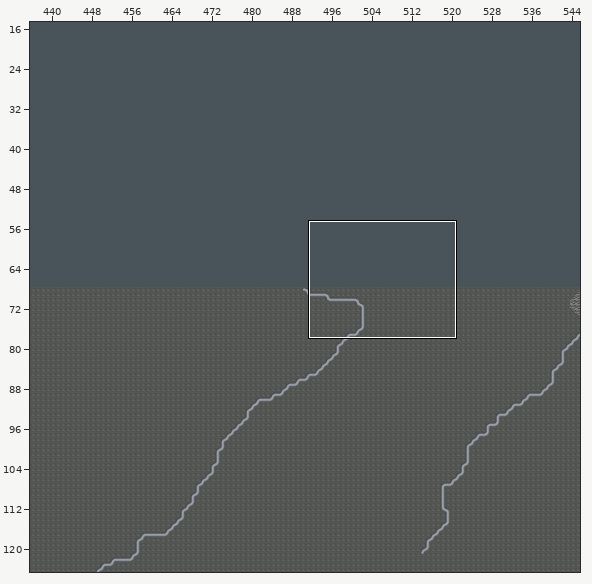
Tiled map, stored at examples/Rchev 1942/勒热夫战役-j.tmx. The first picture is a wide view before the edit; the outline marks the close-up.
Close-up. First the earlier version:
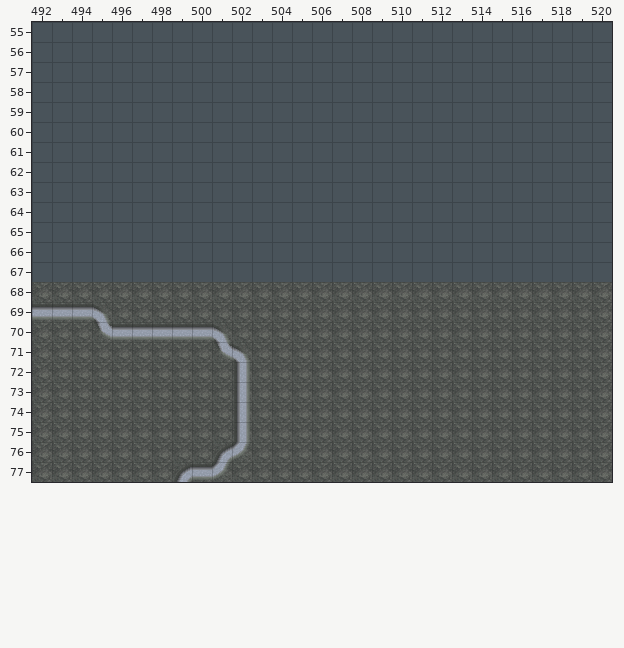
Cells are 20x20 px. Shown: x 492..520, y 55..77. The commit also changed other parts of the map, which this record leaves out.
After the commit:
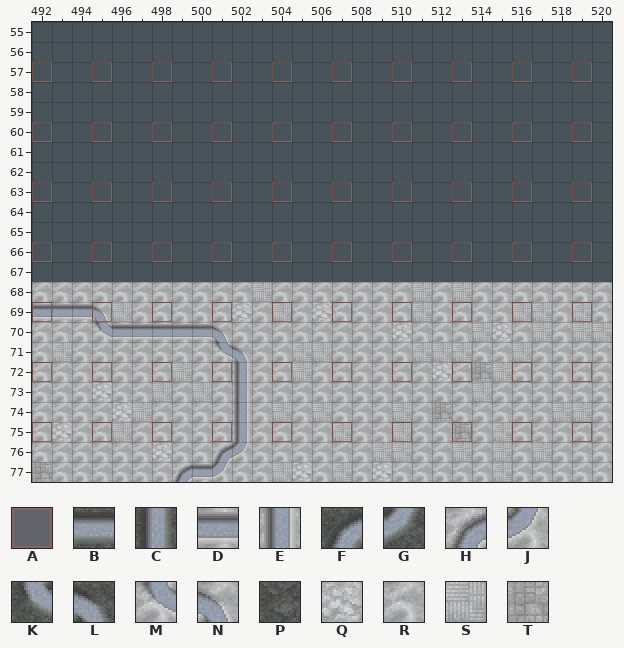
Key: from "属性覆盖": A 3; from "巴巴罗萨计划(N4版)地块byXs": B 0, C 1, D 9, E 10, F 18, G 19, H 27, J 28, K 36, L 37, M 45, N 46, P 73, Q 81, R 82, S 100, T 117.
_ is an empty cell.
Tiles replaced or removed in this view: B, C, F, G, K, L, P.
Tiles of an added or newly shown layer are drawn over the layers below it.
The exact change:
Changed rows in their new state; . is an unchanged cell.
Layer "Ground":
first column x 492:
68 RRRRRRRRRRRSRRRRRRRSRSRRRRRRR
69 DDDNSRRRRRQRSRQRRRRSRRRRSSRSR
70 RRRMDDDDDNRRRRRRRRQRRRSQRSRSS
71 RSRRRRRRRMNRRSSRRRRSSSRRSRRRR
72 RRRRRRRSRRERRSRRRRRRQRTSRRRRR
73 RRRQRRSRSRERRRRRRRRRRRSRRRRRR
74 RRRRQSRRRRERSRSRRRSRTRRRRRSSR
75 RQRRSRRRRRERRRRSRRSRRTRSRRRRR
76 RRRRRRQRRHJRRRRRRSSRRSRSRSRRR
77 TRRRRRRHDJRRSQRSRQRRRRRSRRRRR
Layer "PathingOverride" (added):
first column x 492:
57 A..A..A..A..A..A..A..A..A..A
60 A..A..A..A..A..A..A..A..A..A
63 A..A..A..A..A..A..A..A..A..A
66 A..A..A..A..A..A..A..A..A..A
69 A..A..A..A..A..A..A..A..A..A
72 A..A..A..A..A..A..A..A..A..A
75 A..A..A..A..A..A..A..A..A..A
